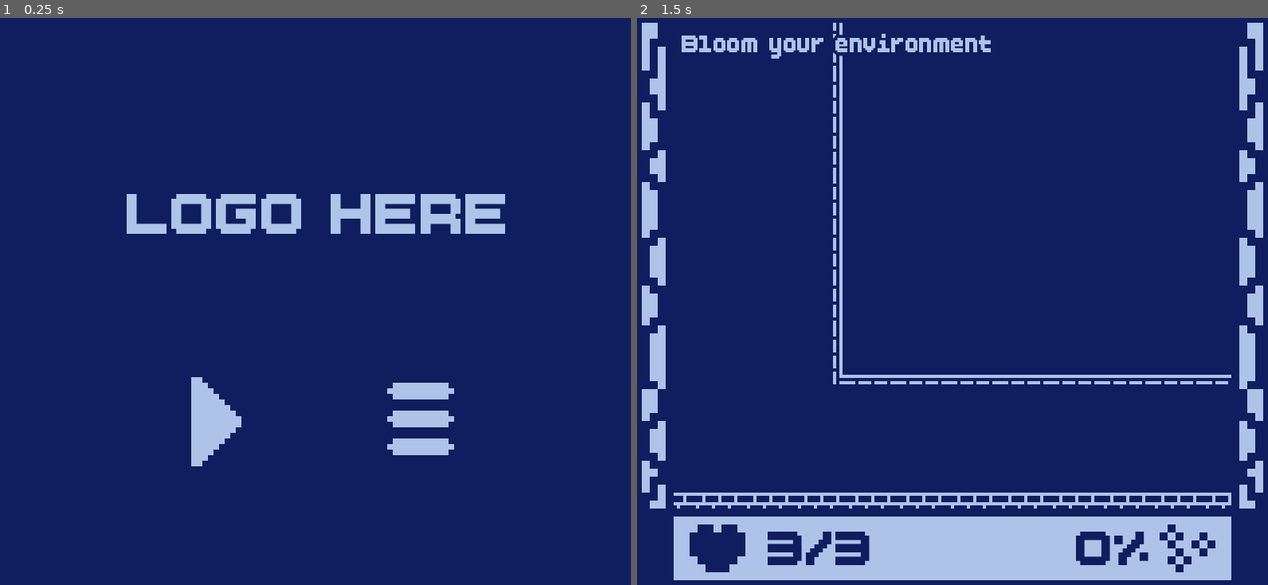
Above: before the commit, frames 1-2 (left to right).
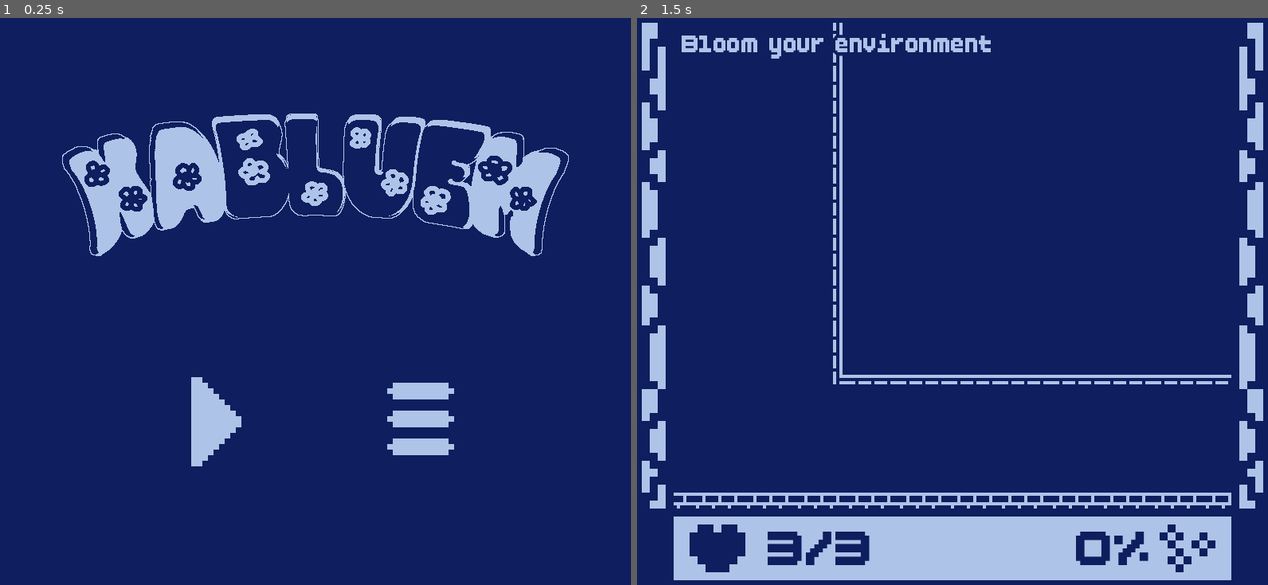
Above: after the commit, the same moments.

Repository: Shibe53/kabluem
Game: Godot game, scene res://UI/main_menu.tscn
The game is run twice, just before and just after one commit, with the same random seed, the same clock (stepped at 60 frames per second) and the same inputs.
Inputs (mouse positions are in pixels of both pictures, inside the frame that each line leads up to):
- Up to frame 1 (0.25 s): no input
- Up to frame 2 (1.5 s): click (851, 420) at 0.5 s; tap Enter at 1.25 s; move the mouse to (1091, 273) at 1.27 s; hold Right (ui_right) from 1.28 s (still down); right-click (1091, 273) at 1.35 s; click (1091, 273) at 1.42 s

The runs differ from the first frame. In frame 1, 7.0% of the frame differs, in the area x 9-91%, y 16-42%; in frame 2, nothing differs.

Commit message:
implemented menu title

Diff:
--- a/UI/main_menu.tscn
+++ b/UI/main_menu.tscn
@@ -1,8 +1,9 @@
-[gd_scene load_steps=8 format=3 uid="uid://bcb1jvpsfabrb"]
+[gd_scene load_steps=9 format=3 uid="uid://bcb1jvpsfabrb"]
 
 [ext_resource type="Script" uid="uid://c256cy736peh7" path="res://UI/menu.gd" id="1_d8nwk"]
 [ext_resource type="FontFile" uid="uid://dqupvv52igwt5" path="res://Assets/Fonts/BoldPixels1.4.ttf" id="2_d8nwk"]
 [ext_resource type="Texture2D" uid="uid://cjeh7norysrcu" path="res://Assets/Sprites/play_button.png" id="3_4cwpn"]
+[ext_resource type="Texture2D" uid="uid://b8353sqmj3waa" path="res://Assets/Sprites/Title_trimmed.png" id="3_ev3b6"]
 [ext_resource type="Texture2D" uid="uid://dl6y2oe4w3sj" path="res://Assets/Sprites/play_button_pressed.png" id="4_4cwpn"]
 [ext_resource type="Texture2D" uid="uid://bs3awcs3kh5am" path="res://Assets/Sprites/level_select_button.png" id="5_8ctay"]
 [ext_resource type="Texture2D" uid="uid://bggptigli4ym1" path="res://Assets/Sprites/level_select_button_pressed.png" id="6_ev3b6"]
@@ -31,6 +32,7 @@
 color = Color(0.054902, 0.117647, 0.368627, 1)
 
 [node name="Label" type="Label" parent="."]
+visible = false
 layout_mode = 0
 offset_left = 163.0
 offset_top = 206.0
@@ -38,6 +40,16 @@
 offset_bottom = 294.0
 text = "LOGO HERE"
 label_settings = SubResource("LabelSettings_f40uw")
+
+[node name="CenterContainer2" type="CenterContainer" parent="."]
+layout_mode = 0
+offset_right = 800.0
+offset_bottom = 428.0
+
+[node name="TextureRect" type="TextureRect" parent="CenterContainer2"]
+layout_mode = 2
+texture = ExtResource("3_ev3b6")
+stretch_mode = 5
 
 [node name="CenterContainer" type="CenterContainer" parent="."]
 layout_mode = 0
Not shown, added: Assets/Sprites/Game_icon.png.import
Not shown, added: Assets/Sprites/Title.png.import
Not shown, added: Assets/Sprites/Title_trimmed.png.import
